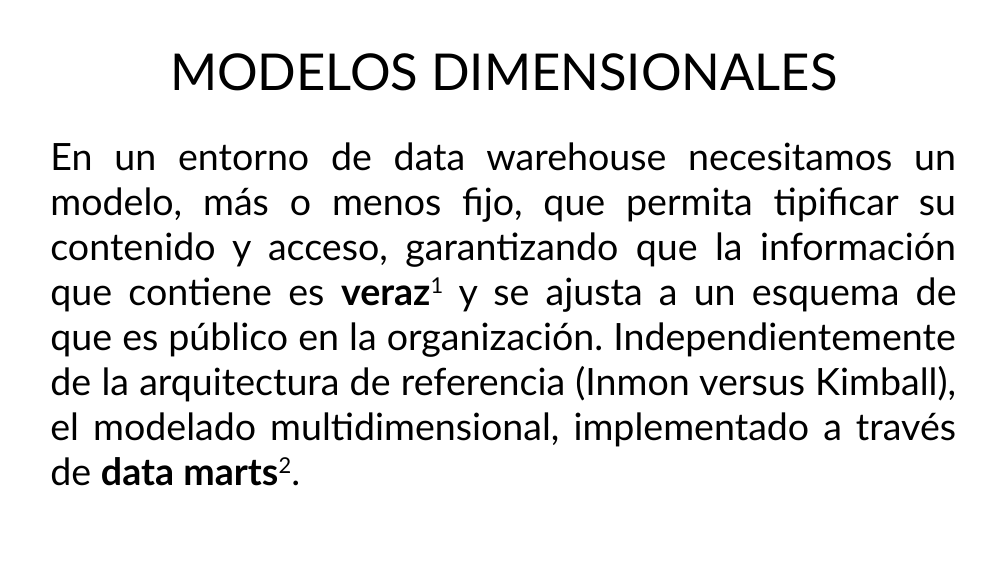
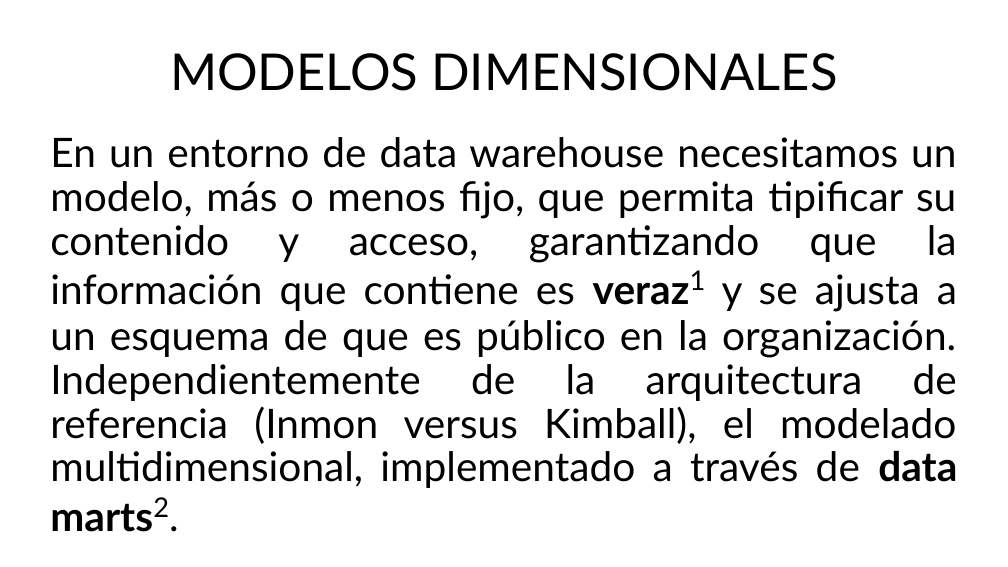
Before and after one commit to Eurobeater/cursoBigDataIA, a slide deck: slide 2 of Sistemas de Big Data/Tema 4 Modelos/Dimensional.odp. Drawn at 1008x567 pixels with LibreOffice and Linux fonts; fonts in the diff are those of the drawing. Boxes give left, top, right and bottom in pixels: in the first picture for what was removed or moved away, otherwise in the second. Text is boxed around its words. In the diff, an @@ line names an element or a change of style, - is before the commit and + after.

```diff
--- a/Sistemas de Big Data/Tema 4 Modelos/Dimensional.odp
+++ b/Sistemas de Big Data/Tema 4 Modelos/Dimensional.odp
@@ text "En un entorno de data ..." at (50,137,957,488): size 29.6 to 32 pt; size 29.6 to 37 pt, now superscript in "veraz1 marts2."; line spacing 1 to 0.9 @@
```
Also in this commit, not shown: 17 other slides changed.
